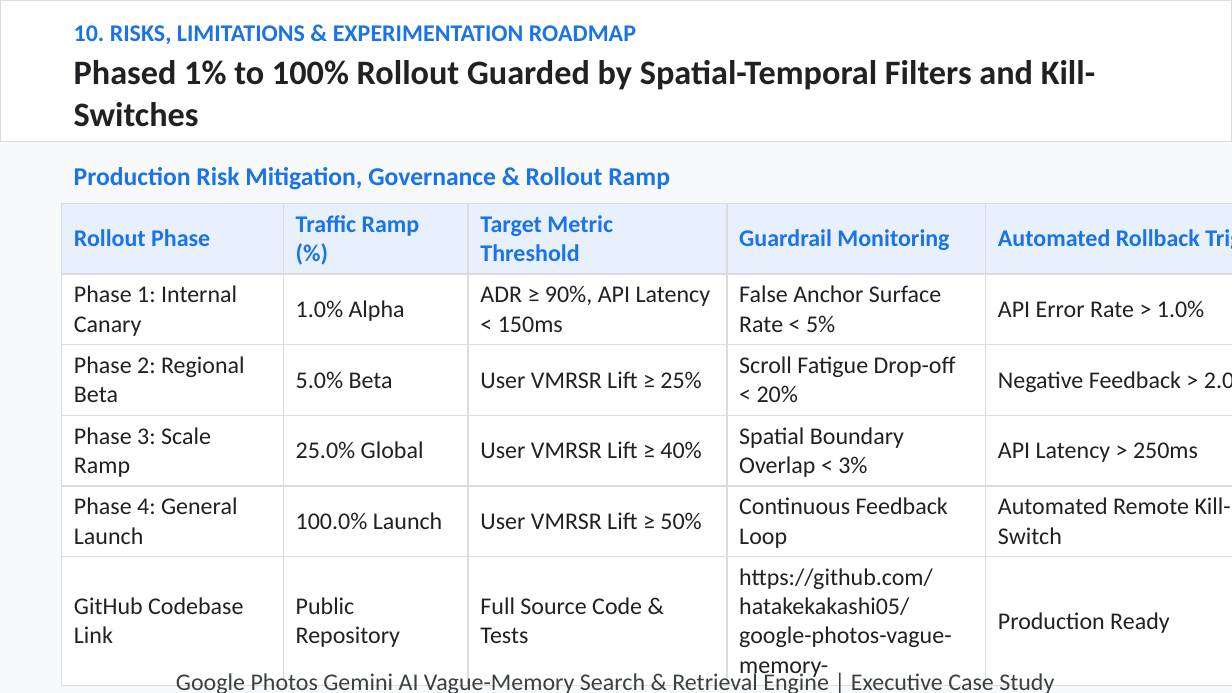
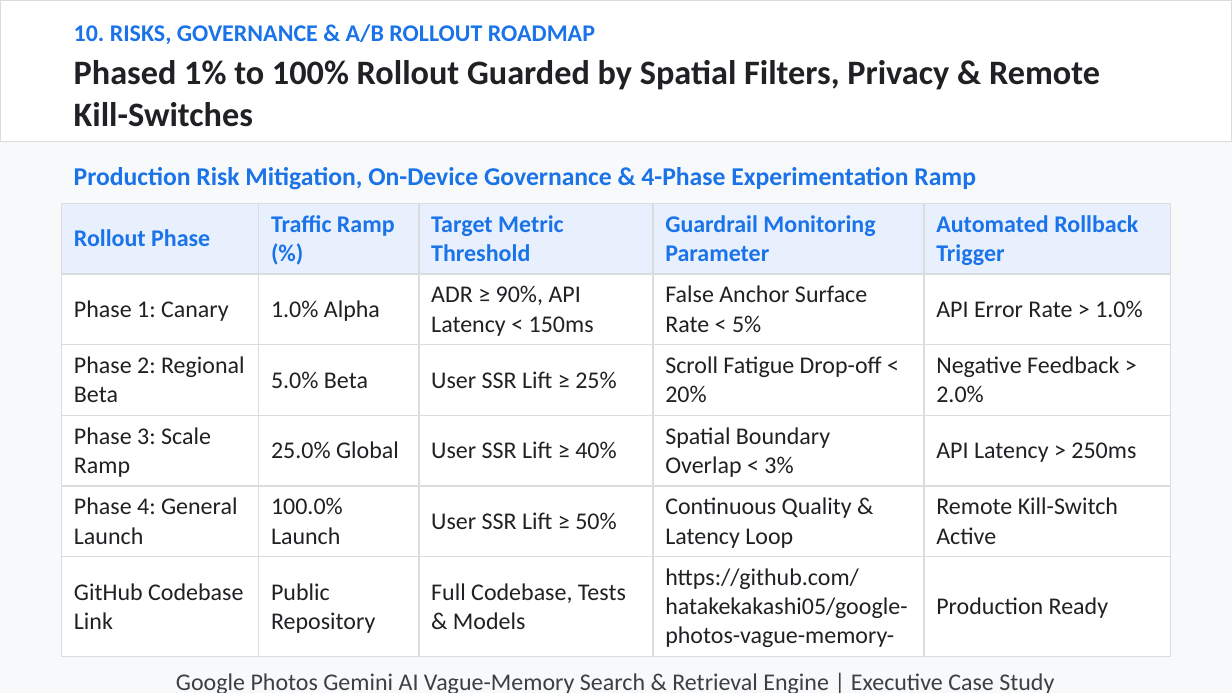
Before and after one commit to hatakekakashi05/google-photos-vague-memory-, a slide deck: slide 10 of output/NL_GooglePhotos.pptx. Drawn at 1232x693 pixels with LibreOffice and Linux fonts; fonts in the diff are those of the drawing. Boxes give left, top, right and bottom in pixels: in the first picture for what was removed or moved away, otherwise in the second. Text is boxed around its words. In the diff, an @@ line names an element or a change of style, - is before the commit and + after.

```diff
--- a/output/NL_GooglePhotos.pptx
+++ b/output/NL_GooglePhotos.pptx
@@ text at (74, 24, 595, 44): text changed @@
-10. RISKS, LIMITATIONS & EXPERIMENTATION ROADMAP
+10. RISKS, GOVERNANCE & A/B ROLLOUT ROADMAP
@@ text at (74, 60, 1100, 127): text changed @@
-Phased 1% to 100% Rollout Guarded by Spatial-Temporal Filters and Kill-Switches
+Phased 1% to 100% Rollout Guarded by Spatial Filters, Privacy & Remote Kill-Switches
@@ text at (74, 167, 976, 190): text changed @@
-Production Risk Mitigation, Governance & Rollout Ramp
+Production Risk Mitigation, On-Device Governance & 4-Phase Experimentation Ramp
@@ table at (62, 203, 1170, 651) @@
-row 1, column 4: Guardrail Monitoring
+row 1, column 4: Guardrail Monitoring Parameter
-row 2, column 1: Phase 1: Internal Canary
+row 2, column 1: Phase 1: Canary
-row 3, column 3: User VMRSR Lift ≥ 25%
+row 3, column 3: User SSR Lift ≥ 25%
-row 4, column 3: User VMRSR Lift ≥ 40%
+row 4, column 3: User SSR Lift ≥ 40%
-row 5: Phase 4: General Launch | 100.0% Launch | User VMRSR Lift ≥ 50% | Continuous Feedback Loop | Automated Remote Kill-Switch
+row 5: Phase 4: General Launch | 100.0% Launch | User SSR Lift ≥ 50% | Continuous Quality & Latency Loop | Remote Kill-Switch Active
-row 6, column 3: Full Source Code & Tests
+row 6, column 3: Full Codebase, Tests & Models
@@ table: place and size @@
-table at (62, 203, 1232, 683)
+table at (62, 203, 1170, 651)
```
Also in this commit, not shown: 9 other slides changed, 2 other files.
